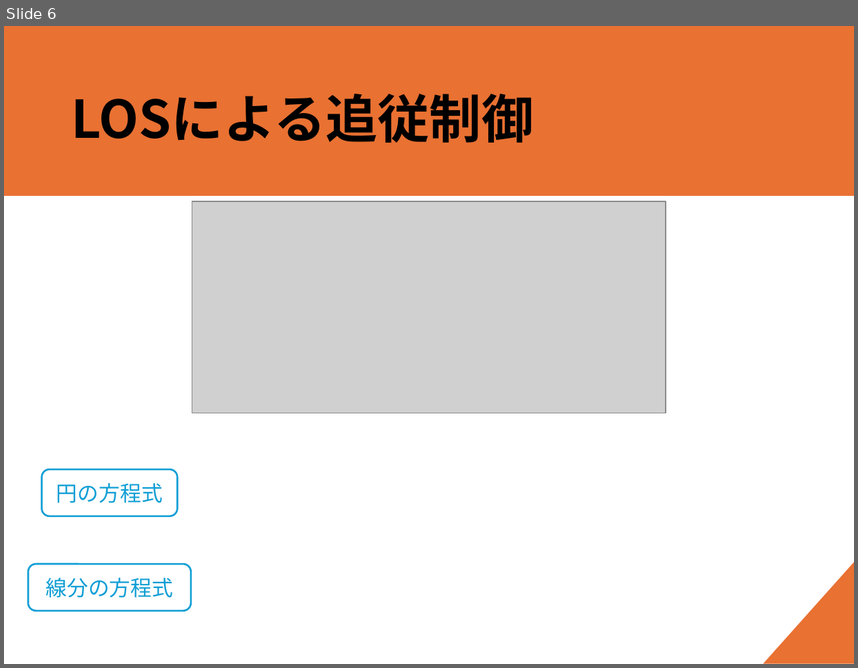
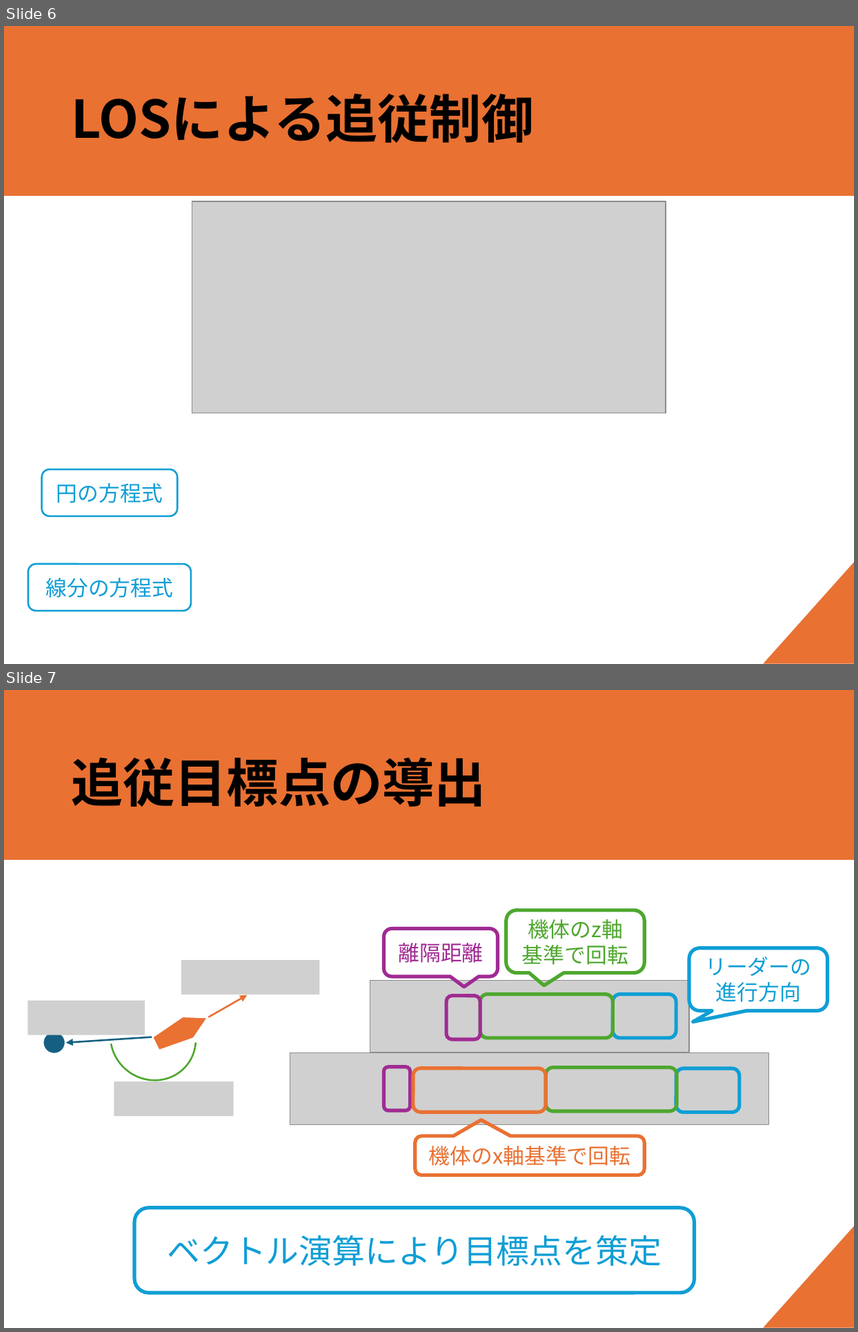
Before and after one commit to forest-book/MatlabLOSFormation, a slide deck: 進捗共有_20250612.pptx. Shown one above the other, each under a label of ours: slide 6 before the commit, slides 6 and 7 after it. The pictures are 858x668 and 858x1332 pixels, drawn with LibreOffice and Linux fonts; fonts in the diff are those of the drawing; grey boxes stand for pictures. Boxes give left, top, right and bottom in pixels: in the first picture for what was removed or moved away, otherwise in the second. Text is boxed around its words. In the diff, an @@ line names an element or a change of style, - is before the commit and + after.

```diff
--- a/進捗共有_20250612.pptx
+++ b/進捗共有_20250612.pptx
@@ slide 7 added at [4,690,854,1328], background #FFFFFF; not listed: 2 template elements that a slide beside it also shows @@
@@ title added at [71,758,486,807], 44 pt, text #000000, bold @@
+追従目標点の導出
@@ group added at [27,960,320,1116]: 3 pictures, 2 arrows, 1 pentagon, 1 ellipse, 1 arc (boxed as its full ellipse) @@
@@ group added at [290,910,828,1174]: 7 rounded rectangles, 4 rounded speech boxes, 2 pictures @@
+リーダーの
+進行方向
+機体のz軸
+基準で回転
+離隔距離
+機体のx軸基準で回転
@@ rounded rectangle added at [135,1208,695,1292], outline #0F9ED5 3 pt, 28 pt, text #0F9ED5 @@
+ベクトル演算により目標点を策定
```
Also in this commit, not shown: 1 other slide added, 2 slides removed.
